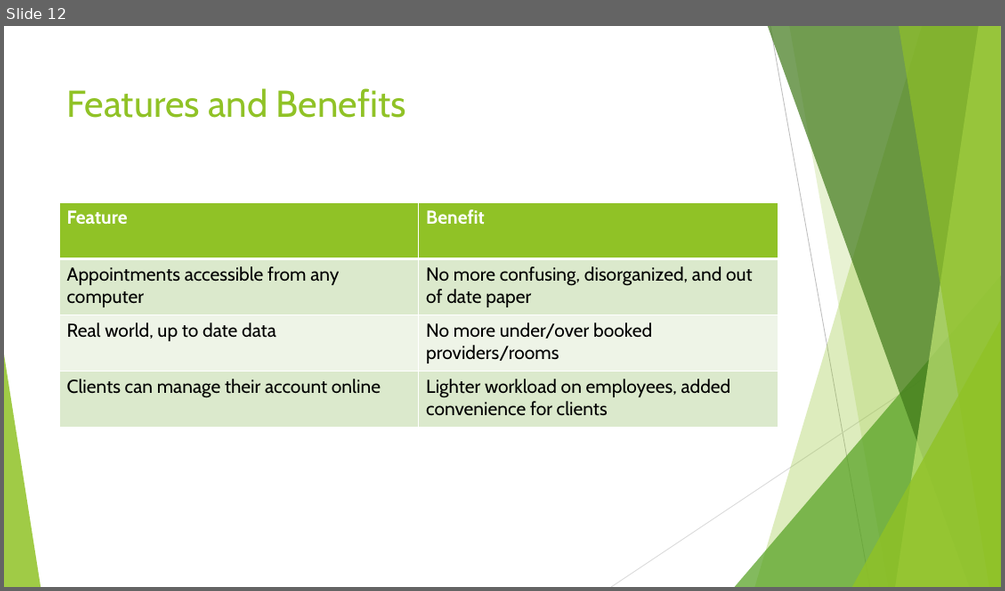
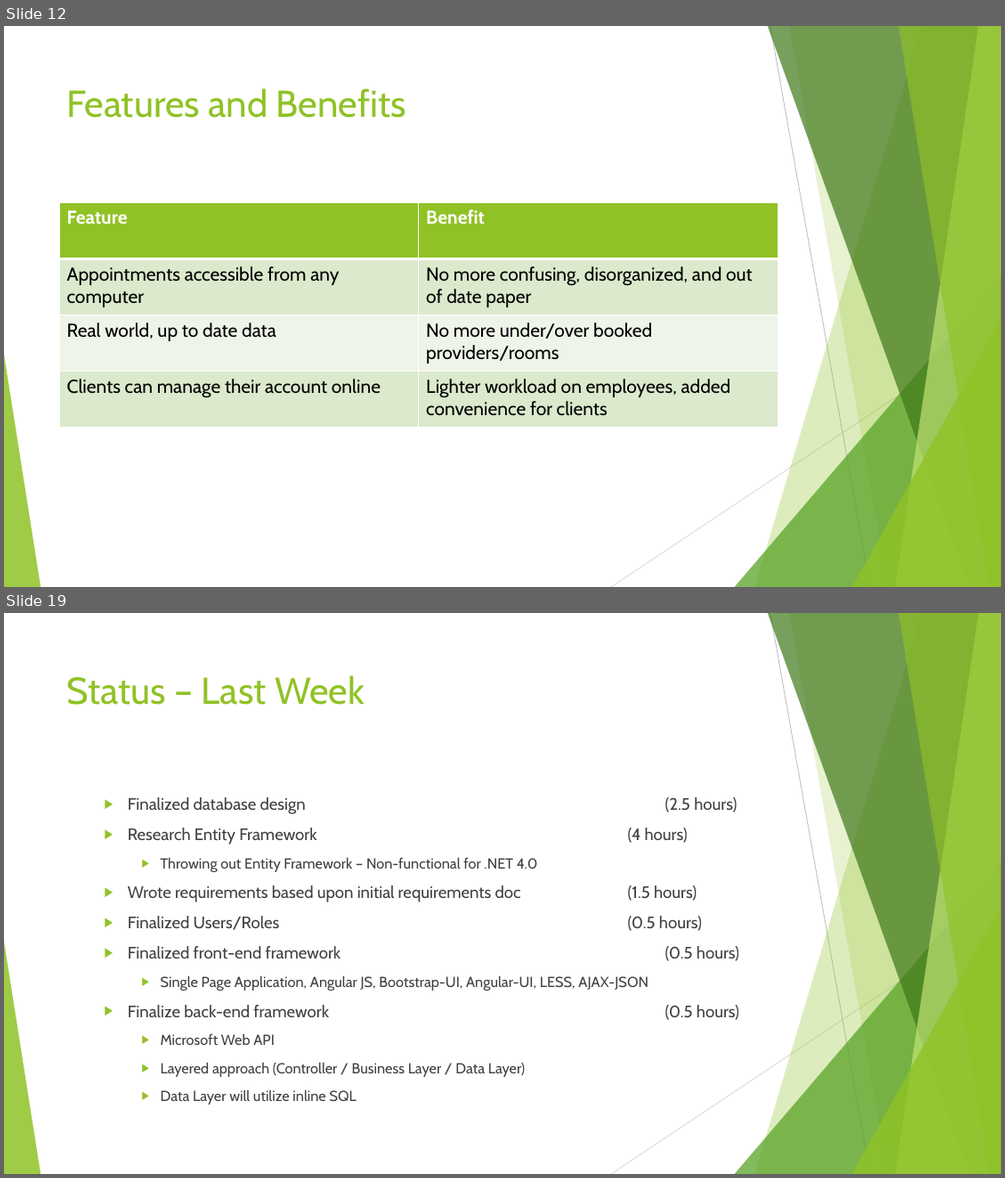
Before and after one commit to franzcatch/Clinic, a slide deck: Docs/Adam Franzen COSC6000 FA2 2016 Presentation 3.pptx. Shown one above the other, each under a label of ours: slide 12 before the commit, slides 12 and 19 after it; the slides between them are not shown. The pictures are 1005x591 and 1005x1178 pixels, drawn with LibreOffice and Linux fonts; fonts in the diff are those of the drawing. Boxes give left, top, right and bottom in pixels: in the first picture for what was removed or moved away, otherwise in the second. Text is boxed around its words. In the diff, an @@ line names an element or a change of style, - is before the commit and + after.

```diff
--- a/Docs/Adam Franzen COSC6000 FA2 2016 Presentation 3.pptx
+++ b/Docs/Adam Franzen COSC6000 FA2 2016 Presentation 3.pptx
@@ slide 19 added at (x1=4, y1=613, x2=1001, y2=1174), background #FFFFFF; not listed: 10 template elements that a slide beside it also shows @@
@@ title added at (x1=67, y1=675, x2=364, y2=705), 36 pt, text #90C226 @@
+Status – Last Week
@@ text added at (x1=128, y1=797, x2=739, y2=1104), 16 pt, text #404040 @@
+  ▶ Finalized database design (2.5 hours)
+  ▶ Research Entity Framework (4 hours)
+    ▶ Throwing out Entity Framework – Non-functional for .NET 4.0
+  ▶ Wrote requirements based upon initial requirements doc (1.5 hours)
+  ▶ Finalized Users/Roles (0.5 hours)
+  ▶ Finalized front-end framework (0.5 hours)
+    ▶ Single Page Application, Angular JS, Bootstrap-UI, Angular-UI, LESS, AJAX-JSON
+  ▶ Finalize back-end framework (0.5 hours)
+    ▶ Microsoft Web API
+    ▶ Layered approach (Controller / Business Layer / Data Layer)
+    ▶ Data Layer will utilize inline SQL
```
Also in this commit, not shown: 10 slides changed, 4 other slides added, 3 slides removed, 4 other files.
